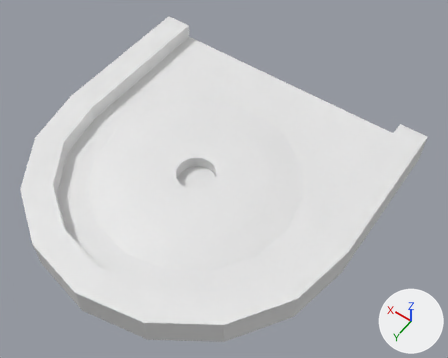
An edit to the Blender file static/block/end/3.blend, drawn before and after from the same camera.
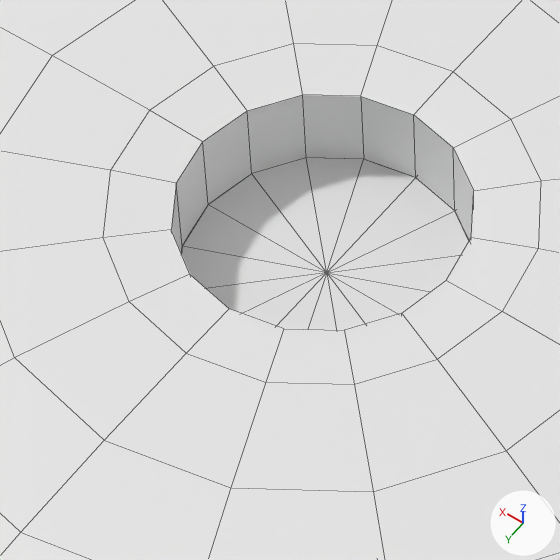
Each version is shown whole from a camera (50 mm lens) standing at (-3.65, 4.41, 7.51) and looking at (-0.35, -0.22, 0.23), then close up on the part from 34% to 51% of the width and 41% to 61% of the height. The lights are fixed; the arrows at lower right show +X, +Y and +Z. The close-ups show mesh edges as thin lines.

Objects in the first close-up: 'trimesh_0_slab'.
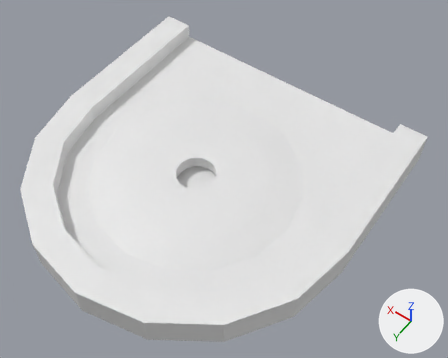
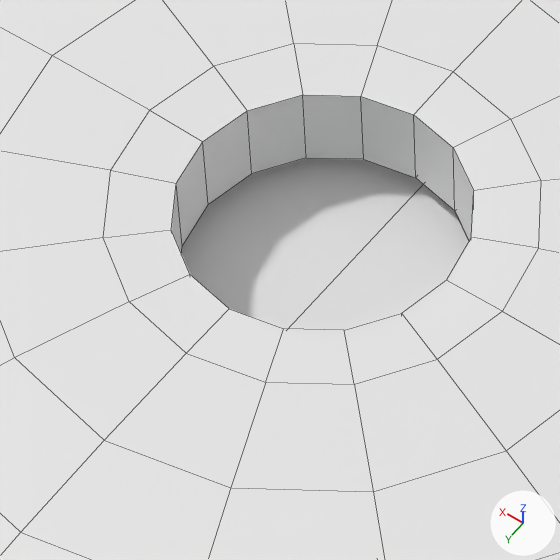
Where the change shows, as pixel boxes [x1, y1, x2, y2] in the close-ups (560 x 560 px):
'trimesh_0_slab', modifiers changed
    both: [0, 0, 560, 560]
'trimesh_1_target', unchanged, uncovered by the edit
    after: [181, 158, 469, 330]

Edits to the bpy script that builds the scene:
```text
Change ob_trimesh_0_slab:
    where _m = ob_trimesh_0_slab.modifiers.new('Boolean', 'BOOLEAN')
    remove _m.solver = 'FLOAT'
```
